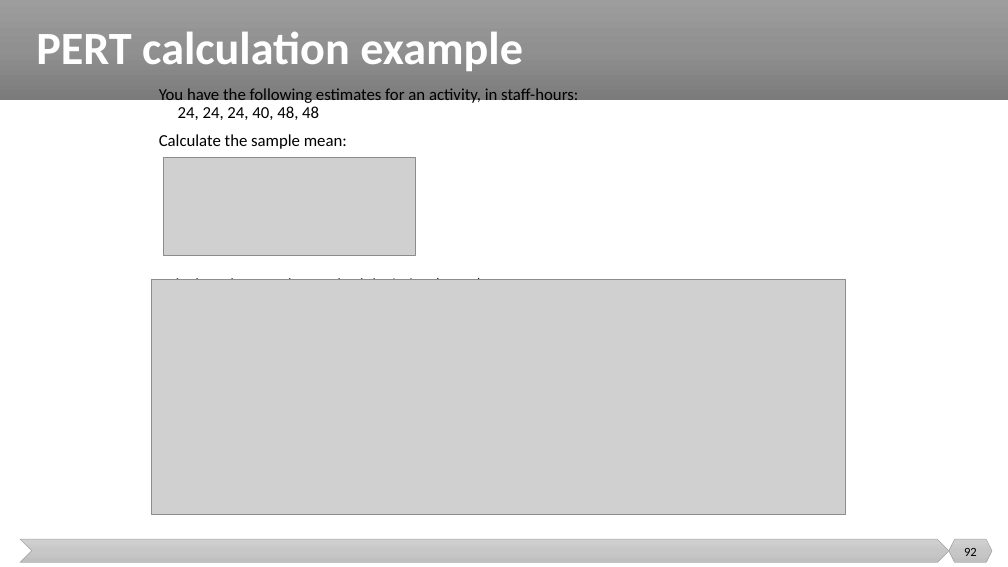
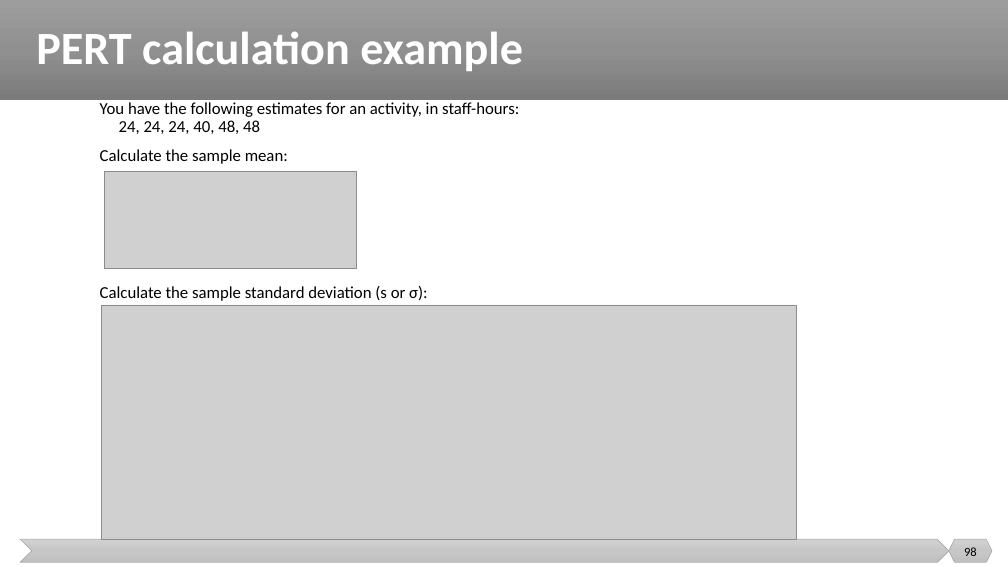
Before and after one commit to malenezi/malenezi, a slide deck: slide 98 of SE423/Lectures/6-Planning/Scheduling and Tracking.pptx (slide 92 before the commit). Drawn at 1008x567 pixels with LibreOffice and Linux fonts; fonts in the diff are those of the drawing; grey boxes stand for pictures. Boxes give left, top, right and bottom in pixels: in the first picture for what was removed or moved away, otherwise in the second. Text is boxed around its words. In the diff, an @@ line names an element or a change of style, - is before the commit and + after.

```diff
--- a/SE423/Lectures/6-Planning/Scheduling and Tracking.pptx
+++ b/SE423/Lectures/6-Planning/Scheduling and Tracking.pptx
@@ text "You have the following estimates ..." rewrapped from [159, 88, 578, 280] to [100, 102, 519, 301] @@
@@ picture: place and size @@
-picture at [164, 157, 416, 255]
+picture at [105, 171, 357, 268]
@@ picture: place and size @@
-picture at [151, 280, 846, 514]
+picture at [101, 305, 796, 539]
@@ page number at [964, 547, 977, 556]: text changed @@
-92
+98
```
Also in this commit, not shown: 26 other slides changed, 2 slides added, 5 slides removed.
